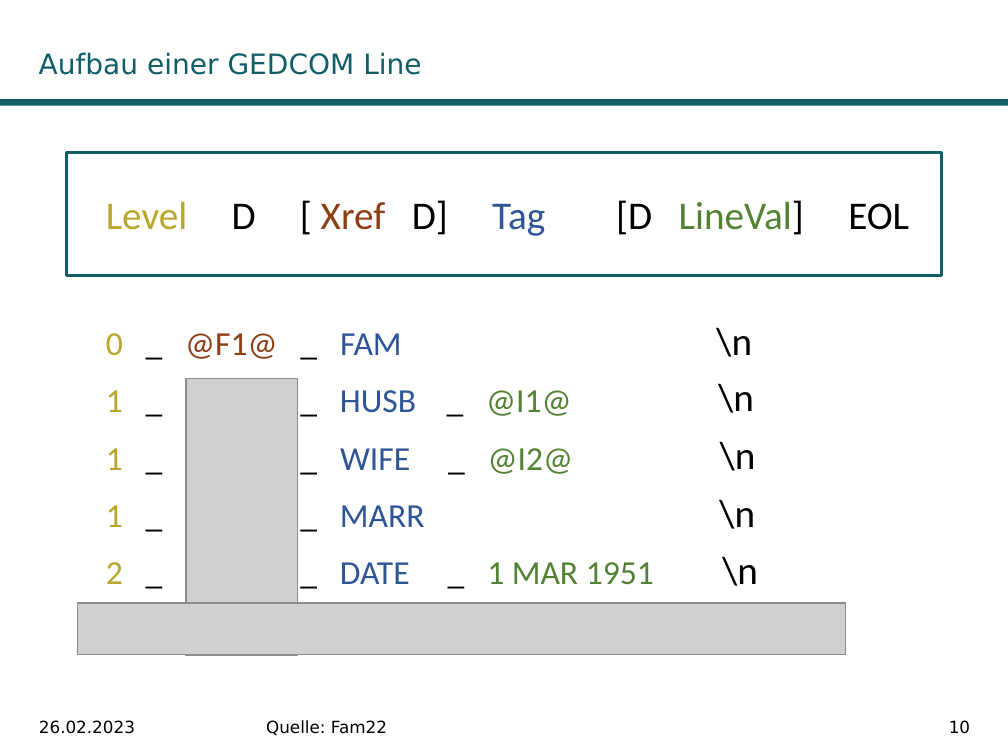
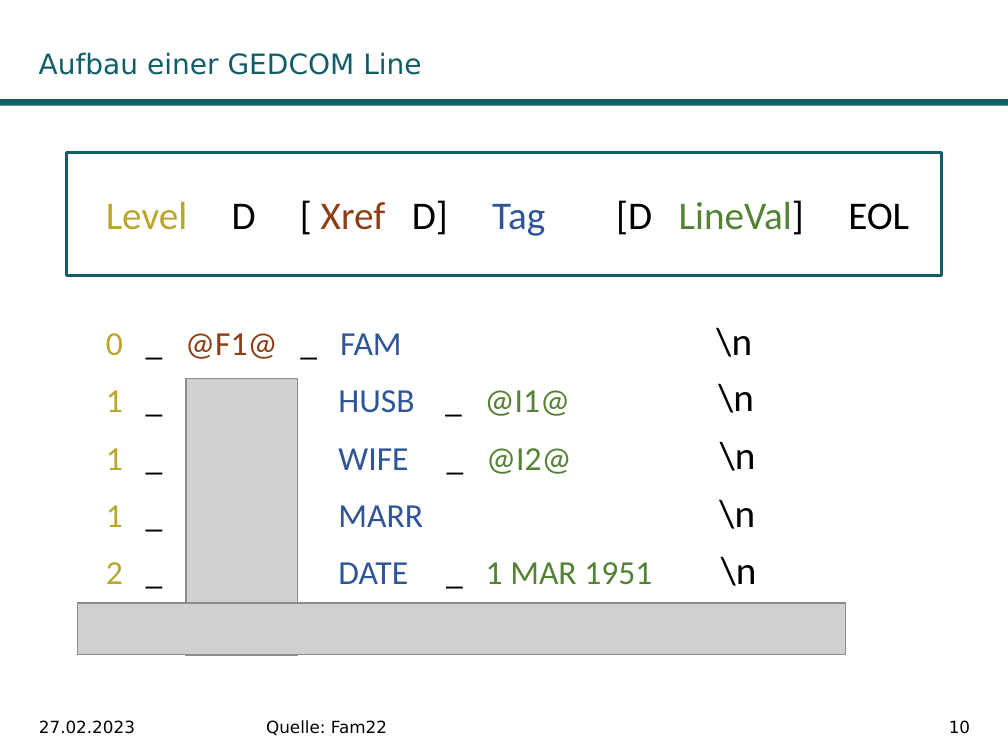
Before and after one commit to DwieDave/gedcom.js, a slide deck: slide 10 of doc/Teamprojekt_GedcomJS_MariusMueller_DavidGruber.pptx. Drawn at 1008x756 pixels with LibreOffice and Linux fonts; fonts in the diff are those of the drawing; grey boxes stand for pictures; background and template pictures are left out. Boxes give left, top, right and bottom in pixels: in the first picture for what was removed or moved away, otherwise in the second. Text is boxed around its words. In the diff, an @@ line names an element or a change of style, - is before the commit and + after.

```diff
--- a/doc/Teamprojekt_GedcomJS_MariusMueller_DavidGruber.pptx
+++ b/doc/Teamprojekt_GedcomJS_MariusMueller_DavidGruber.pptx
@@ text at bbox=[106, 385, 571, 421]: text changed @@
-1 _ @F1@ _ HUSB _ @I1@
+1 _ @F1@ HUSB _ @I1@
@@ text at bbox=[106, 442, 572, 478]: text changed @@
-1 _ @F1@ _ WIFE _ @I2@
+1 _ @F1@ WIFE _ @I2@
@@ text at bbox=[106, 499, 755, 535]: text changed; text colour #000000 to #FF0000 @@
-1 _ @F1@ _ MARR \n
+1 _ @F1@ MARR \n
@@ text at bbox=[106, 556, 757, 593]: text changed @@
-2 _ @F1@ _ DATE _ 1 MAR 1951 \n
+2 _ @F1@ DATE _ 1 MAR 1951 \n
@@ text at bbox=[39, 720, 135, 734]: text changed @@
-26.02.2023
+27.02.2023
```
Also in this commit, not shown: 27 other slides changed, 1 slide added, 1 slide removed, 1 other file.
